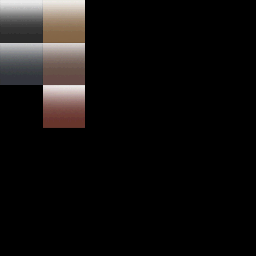
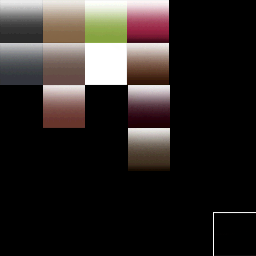
Revision of a layered 256 × 256 image; what changed, layer by layer:
added layer "Grass copy" above "Grass copy 4" over bbox(127, 0, 169, 43)
added layer "Grass copy 4" above "Hue/Saturation 1" over bbox(128, 128, 170, 171)
added layer "Grass copy 3" above "Grass copy 2" over bbox(128, 85, 170, 128)
added layer "Grass copy 2" above "Grass" over bbox(127, 42, 169, 85)
added layer "Grass" above "Stone" over bbox(85, 0, 127, 43)
added layer "Layer 1 copy 5" in group "Stone" over bbox(84, 42, 127, 85)
added layer "Outline" above "Outline copy" over bbox(214, 213, 256, 256)
added layer "Outline copy" above "Background" over bbox(213, 212, 256, 256)
